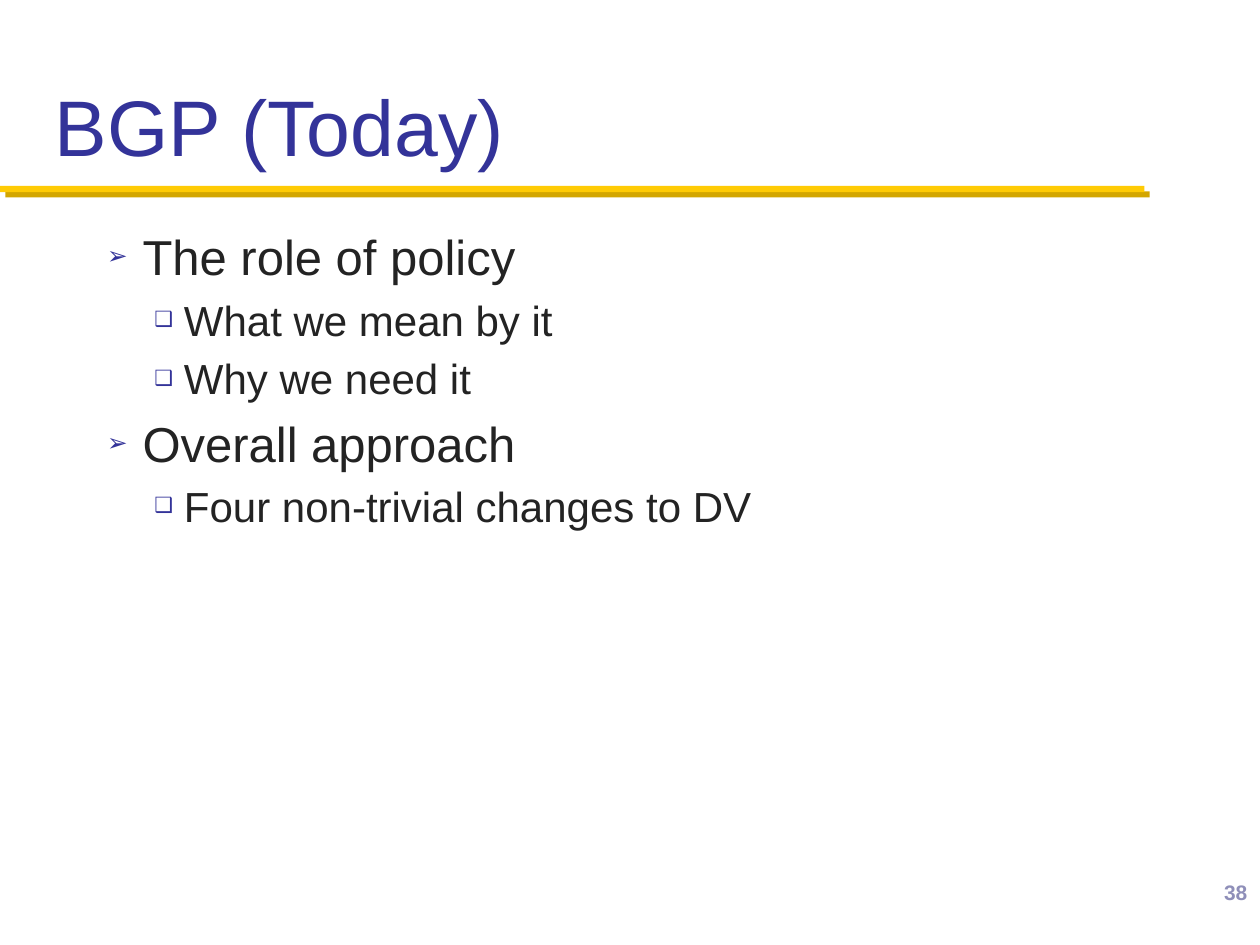
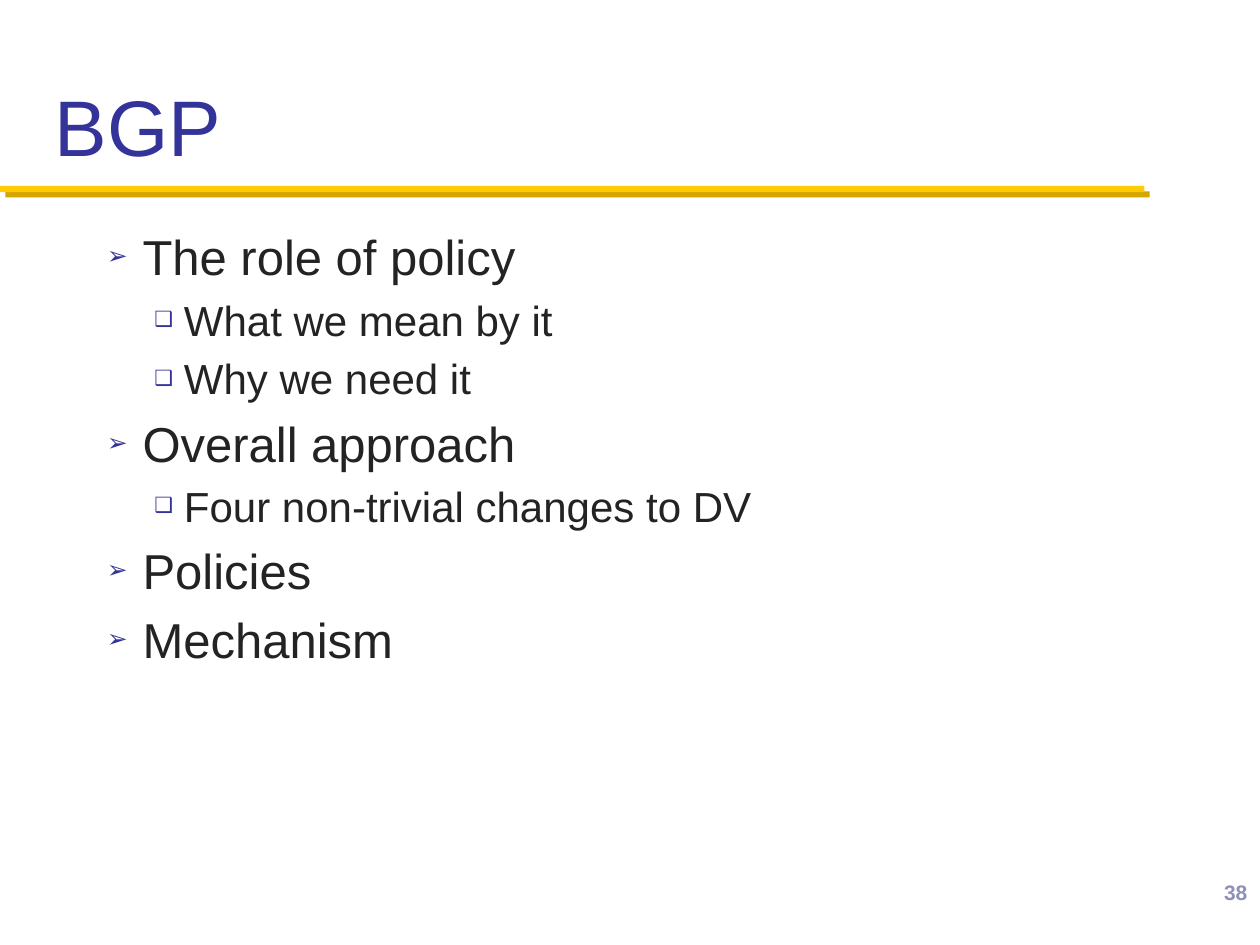
Before and after one commit to henryhxu/CSCI4430-ESTR4120, a slide deck: slide 38 of lec/lec14.pptx. Drawn at 1260x945 pixels with LibreOffice and Linux fonts; fonts in the diff are those of the drawing; background and template pictures are left out. Boxes give left, top, right and bottom in pixels: in the first picture for what was removed or moved away, otherwise in the second. Text is boxed around its words. In the diff, an @@ line names an element or a change of style, - is before the commit and + after.

```diff
--- a/lec/lec14.pptx
+++ b/lec/lec14.pptx
@@ title at (55,101,221,157): text changed @@
-BGP (Today)
+BGP
@@ text at (143,553,393,659): paragraphs added @@
+➢ Policies
+➢ Mechanism
```
Also in this commit, not shown: 1 other slide changed.
